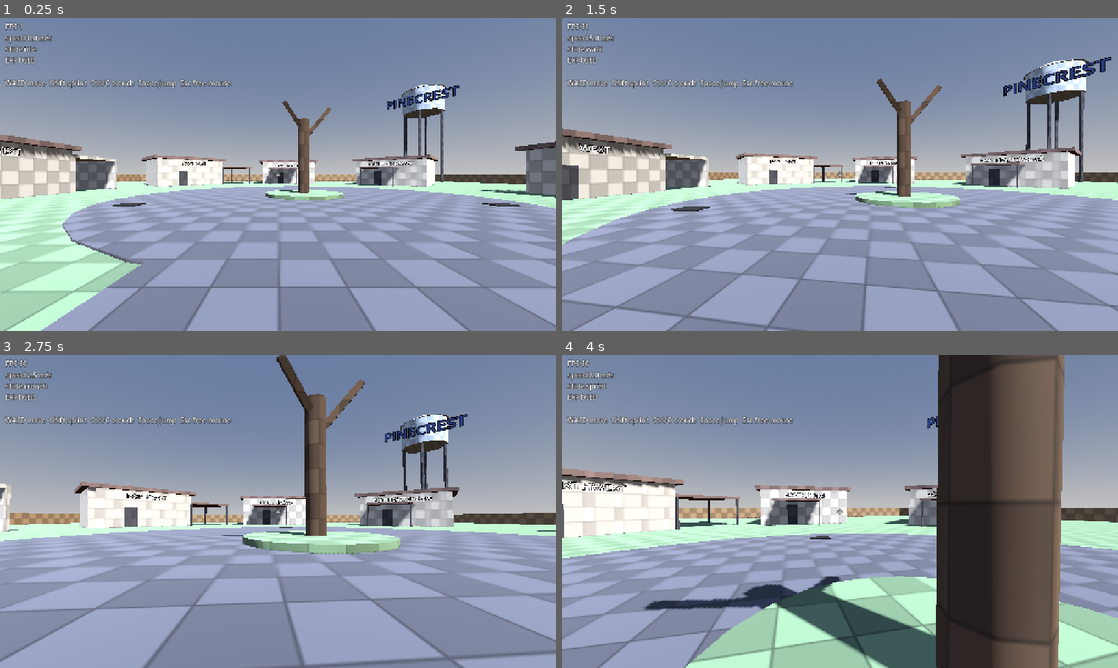
Above: before the commit, frames 1-4 (two rows, left to right).
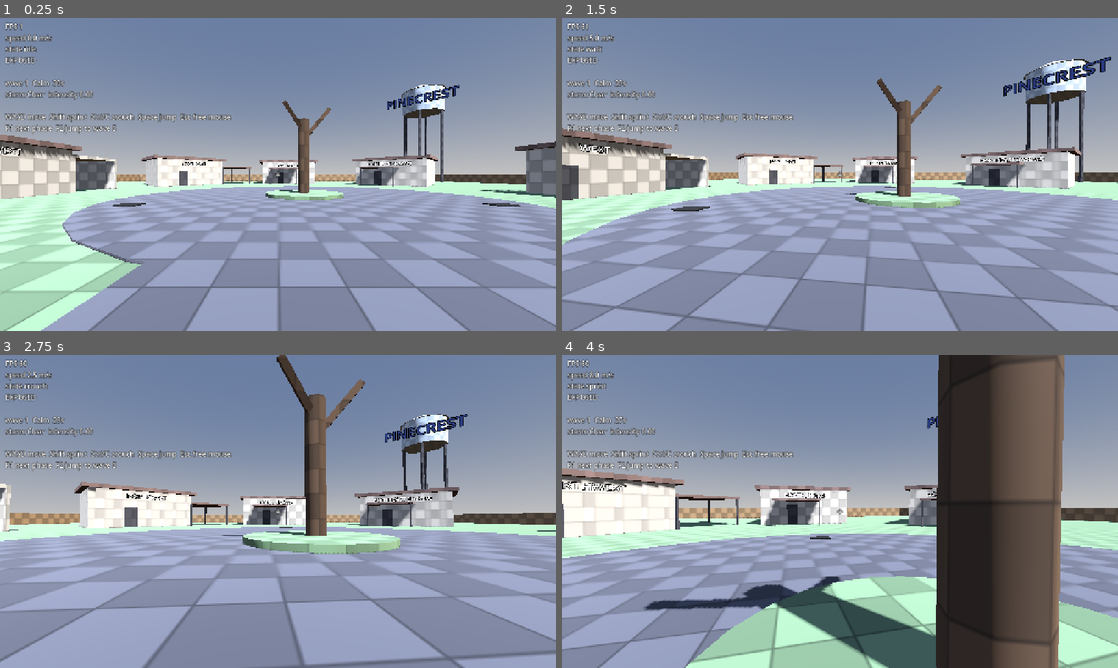
Above: after the commit, the same moments.

Repository: SamuelGrady/fallout-forecast
Game: Godot game, scene res://main.tscn
Same seed, same stepped clock (60 frames per second), same inputs: the game is played once before the commit and once after it.
Inputs (mouse positions are in pixels of both pictures, inside the frame that each line leads up to):
- Up to frame 1 (0.25 s): no input
- Up to frame 2 (1.5 s): tap Enter at 0.5 s; move the mouse to (867, 174) at 0.52 s; hold Ctrl (crouch) 0.53-1.28 s; hold W (move_forward) from 0.53 s (still down); tap Space (jump) at 0.77, 1.07 s; tap Shift (sprint) at 0.8, 1.35 s; move the mouse to (812, 174) at 1.27 s
- Up to frame 3 (2.75 s): keep holding W (move_forward); tap Space (jump) at 1.52, 1.55, 1.82, 2.1 s; move the mouse to (289, 505) at 2.02 s; hold Ctrl (crouch) from 2.03 s (still down)
- Up to frame 4 (4 s): keep holding W (move_forward); move the mouse to (834, 517) at 2.77 s; release Ctrl (crouch) at 2.78 s; tap Ctrl (crouch) at 2.85 s; tap Space (jump) at 3.02, 3.32, 3.77, 3.8 s; tap Shift (sprint) at 3.05 s; move the mouse to (878, 514) at 3.52 s; hold Shift (sprint) from 3.53 s (still down)

The runs differ from the first frame. In frame 1, 1.7% of the frame differs, in the area x 0-42%, y 19-37%; in frame 2, 1.7%; in frame 3, 1.7%; in frame 4, 1.7%.

Commit message:
Add WeatherManager autoload: storm phase cycle and storm_intensity

Diff:
--- a/project.godot
+++ b/project.godot
@@ -14,6 +14,10 @@
 run/main_scene="res://main.tscn"
 config/features=PackedStringArray("4.7", "Forward Plus")
 config/icon="res://icon.svg"
+
+[autoload]
+
+WeatherManager="*res://weather/weather_manager.gd"
 
 [display]
 
--- a/ui/debug_hud.gd
+++ b/ui/debug_hud.gd
@@ -10,9 +10,14 @@
 		info.text = "no local player"
 		return
 	var speed := Vector2(player.velocity.x, player.velocity.z).length()
-	info.text = "FPS %d\nspeed %.1f m/s\nstate %s\n%s\n\nWASD move  Shift sprint  Ctrl/C crouch  Space jump  Esc free mouse" % [
+	info.text = "FPS %d\nspeed %.1f m/s\nstate %s\n%s\n\nwave %d  %s  %ds\nstorm %s  intensity %.2f\n\nWASD move  Shift sprint  Ctrl/C crouch  Space jump  Esc free mouse\nF1 next phase  F2 jump to wave 5" % [
 		Engine.get_frames_per_second(),
 		speed,
 		player.get_move_state(),
 		"SHELTERED" if player.sheltered else "EXPOSED",
+		WeatherManager.wave,
+		WeatherManager.phase_name(),
+		ceili(WeatherManager.phase_time_left),
+		WeatherManager.storm_name(),
+		WeatherManager.storm_intensity,
 	]
--- /dev/null
+++ b/weather/weather_manager.gd
@@ -0,0 +1,187 @@
+extends Node
+## Autoload "WeatherManager". Owns the storm cycle and storm_intensity (0-1).
+##
+## The host (multiplayer server, or offline) runs the phase timers and sends
+## every phase change to clients by RPC. Each client counts the phase timer
+## down and eases storm_intensity toward the phase's target on its own, so only
+## phase changes cross the network.
+##
+## Until GameManager exists, auto_cycle runs the phases on its own timers.
+## GameManager can set auto_cycle = false and drive it with set_phase().
+##
+## Debug (debug builds, host only): F1 skips to the next phase, F2 jumps to wave 5.
+
+signal phase_changed(phase: Phase, wave: int)
+signal storm_changed(state: StormState, intensity: float)
+
+enum Phase { CALM, MUTATION_ROLL, DRIZZLE, DOWNPOUR, CLEARING }
+enum StormState { CLEAR, DRIZZLE, DOWNPOUR, ACID_STORM }
+
+const PHASE_NAMES := ["Calm", "Mutation Roll", "Drizzle", "Downpour", "Clearing"]
+const STORM_NAMES := ["Clear", "Drizzle", "Downpour", "Acid Storm"]
+const FINAL_WAVE := 5
+
+## Starting values from the design doc's weather table. Index by StormState.
+const STORM_INTENSITY := [0.0, 0.3, 0.7, 1.0]
+const ENEMY_BUFF := [1.0, 1.0, 1.3, 1.5]
+const SUIT_LOSS_PER_SECOND := [0.0, 1.0, 4.0, 6.0]
+
+@export var auto_cycle := true
+@export var calm_duration := 30.0
+## Placeholder until the slot reel exists; the roll itself is Sam's.
+@export var mutation_roll_duration := 5.0
+@export var drizzle_duration := 60.0
+@export var downpour_min_duration := 60.0
+@export var downpour_max_duration := 90.0
+@export var clearing_duration := 15.0
+## How fast storm_intensity eases toward its target, in intensity per second.
+@export var intensity_ramp := 0.1
+
+var phase: Phase = Phase.CALM
+var wave := 1
+var phase_time_left := 0.0
+var running := false
+## Smoothed value every system reads.
+var storm_intensity := 0.0
+var target_intensity := 0.0
+var storm_state: StormState = StormState.CLEAR
+
+
+func _ready() -> void:
+	if auto_cycle and _is_host():
+		start_run.call_deferred()
+
+
+func _process(delta: float) -> void:
+	if running:
+		phase_time_left = maxf(phase_time_left - delta, 0.0)
+		if auto_cycle and _is_host() and phase_time_left <= 0.0:
+			next_phase()
+
+	var before := storm_intensity
+	storm_intensity = move_toward(storm_intensity, target_intensity, intensity_ramp * delta)
+	if storm_intensity != before:
+		var new_state := _state_for(storm_intensity)
+		storm_state = new_state
+		storm_changed.emit(storm_state, storm_intensity)
+
+
+func _unhandled_input(event: InputEvent) -> void:
+	if not OS.is_debug_build() or not _is_host():
+		return
+	if event is InputEventKey and event.pressed and not event.echo:
+		match event.keycode:
+			KEY_F1:
+				next_phase()
+			KEY_F2:
+				set_phase(Phase.CALM, FINAL_WAVE)
+
+
+## Host: start wave 1 at Calm.
+func start_run() -> void:
+	set_phase(Phase.CALM, 1)
+
+
+## Host: advance one phase. After Clearing the next wave starts at Calm.
+## After the final wave's Clearing the cycle stops.
+func next_phase() -> void:
+	if phase == Phase.CLEARING:
+		if wave >= FINAL_WAVE:
+			running = false
+			return
+		set_phase(Phase.CALM, wave + 1)
+	else:
+		set_phase((phase + 1) as Phase, wave)
+
+
+## Host: jump to a phase. Sends it to every client.
+func set_phase(new_phase: Phase, new_wave: int) -> void:
+	if not _is_host():
+		push_warning("WeatherManager.set_phase called on a client")
+		return
+	var duration := _duration_for(new_phase)
+	_apply_phase(new_phase, new_wave, duration)
+	if multiplayer.has_multiplayer_peer() and multiplayer.get_peers().size() > 0:
+		_receive_phase.rpc(new_phase, new_wave, duration)
+
+
+## Host: send the current phase to one peer (call when a player joins mid-run).
+func sync_to_peer(peer_id: int) -> void:
+	if _is_host():
+		_receive_phase.rpc_id(peer_id, phase, wave, phase_time_left)
+		_receive_intensity.rpc_id(peer_id, storm_intensity)
+
+
+func phase_name() -> String:
+	return PHASE_NAMES[phase]
+
+
+func storm_name() -> String:
+	return STORM_NAMES[storm_state]
+
+
+func is_raining() -> bool:
+	return storm_state != StormState.CLEAR
+
+
+## Multiplier for enemy speed and damage at the current storm state.
+func enemy_buff() -> float:
+	return ENEMY_BUFF[storm_state]
+
+
+## Suit integrity an exposed player loses per second right now.
+func suit_loss_per_second() -> float:
+	return SUIT_LOSS_PER_SECOND[storm_state]
+
+
+@rpc("authority", "call_remote", "reliable")
+func _receive_phase(new_phase: Phase, new_wave: int, time_left: float) -> void:
+	_apply_phase(new_phase, new_wave, time_left)
+
+
+@rpc("authority", "call_remote", "reliable")
+func _receive_intensity(value: float) -> void:
+	storm_intensity = value
+
+
+func _apply_phase(new_phase: Phase, new_wave: int, time_left: float) -> void:
+	phase = new_phase
+	wave = new_wave
+	phase_time_left = time_left
+	running = true
+	target_intensity = _target_for(new_phase, new_wave)
+	phase_changed.emit(phase, wave)
+
+
+func _target_for(p: Phase, w: int) -> float:
+	match p:
+		Phase.DRIZZLE:
+			return STORM_INTENSITY[StormState.DRIZZLE]
+		Phase.DOWNPOUR:
+			return STORM_INTENSITY[StormState.ACID_STORM if w >= FINAL_WAVE else StormState.DOWNPOUR]
+	return STORM_INTENSITY[StormState.CLEAR]
+
+
+func _duration_for(p: Phase) -> float:
+	match p:
+		Phase.CALM:
+			return calm_duration
+		Phase.MUTATION_ROLL:
+			return mutation_roll_duration
+		Phase.DRIZZLE:
+			return drizzle_duration
+		Phase.DOWNPOUR:
+			return randf_range(downpour_min_duration, downpour_max_duration)
+	return clearing_duration
+
+
+## Storm state = the highest table row the eased intensity has reached.
+func _state_for(value: float) -> StormState:
+	for s in [StormState.ACID_STORM, StormState.DOWNPOUR, StormState.DRIZZLE]:
+		if value >= STORM_INTENSITY[s] - 0.001:
+			return s
+	return StormState.CLEAR
+
+
+func _is_host() -> bool:
+	return not multiplayer.has_multiplayer_peer() or multiplayer.is_server()
Not shown, added: weather/weather_manager.gd.uid
